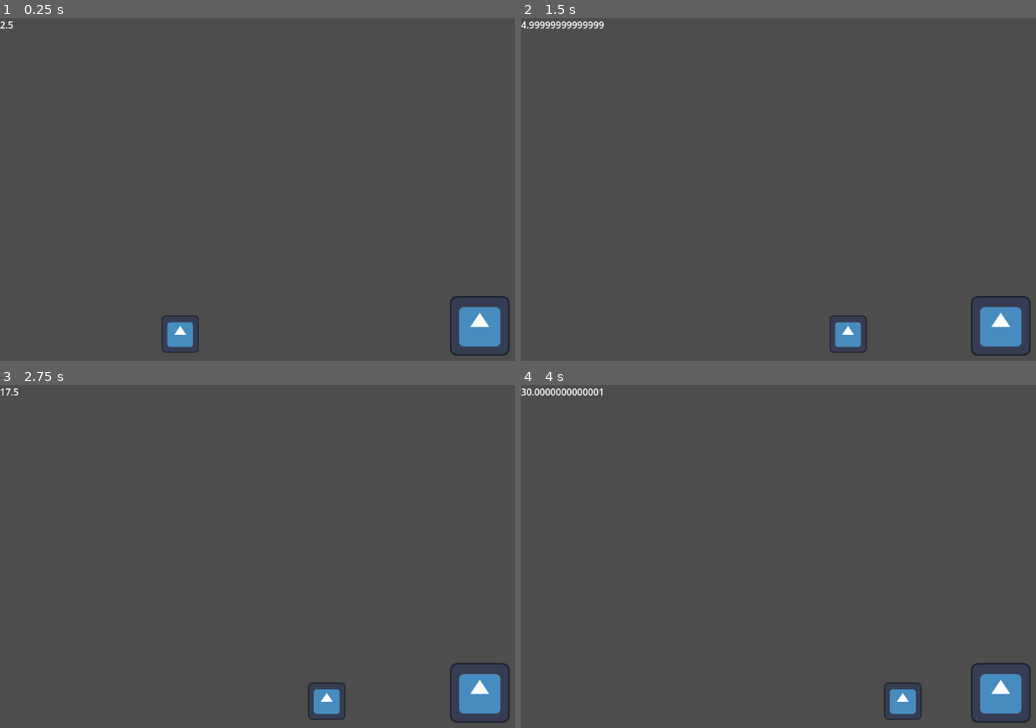
Above: before the commit, frames 1-4 (two rows, left to right).
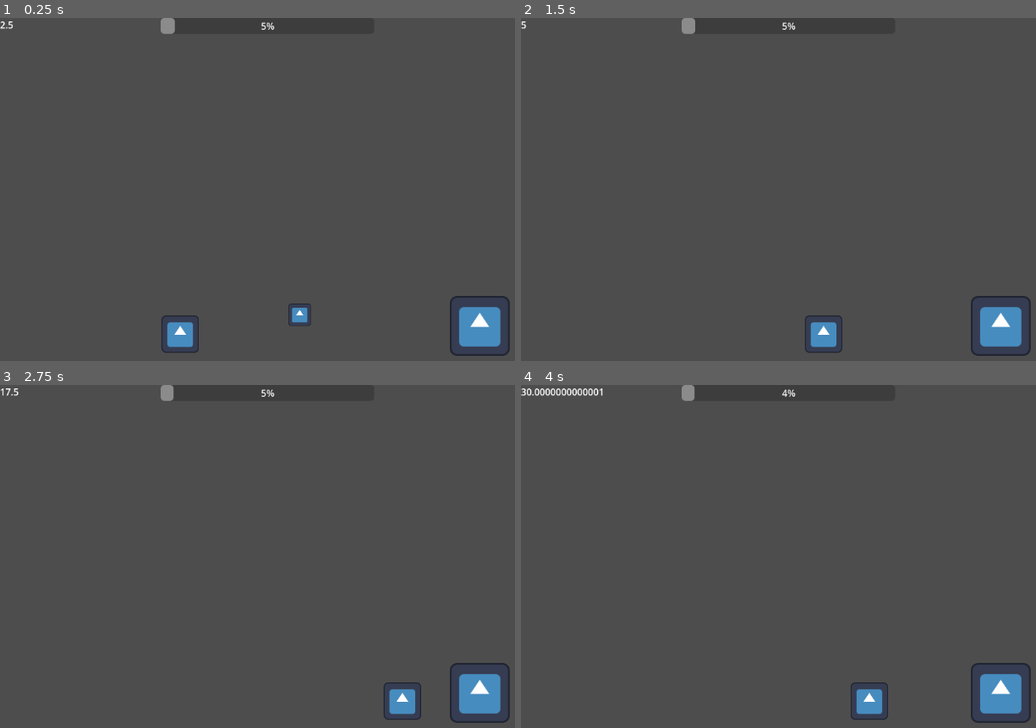
Above: after the commit, the same moments.

Repository: eraflo/RainbowPoop
Game: Godot game, scene res://Assets/Scenes/test.tscn
Same seed, same stepped clock (60 frames per second), same inputs: the game is played once before the commit and once after it. The project has no main scene, so this scene is started directly. The engine's default icon, where the game draws it, is replaced by a stand-in: a white triangle on a blue panel in a dark square.
Inputs (mouse positions are in pixels of both pictures, inside the frame that each line leads up to):
- Up to frame 1 (0.25 s): no input
- Up to frame 2 (1.5 s): move the mouse to (1005, 189) at 0.52 s; click (1005, 189) at 0.67 s; move the mouse to (721, 227) at 1.27 s; click (721, 227) at 1.42 s
- Up to frame 3 (2.75 s): move the mouse to (406, 491) at 2.02 s; click (406, 491) at 2.17 s
- Up to frame 4 (4 s): move the mouse to (824, 649) at 2.77 s; click (824, 649) at 2.92 s; move the mouse to (outside the picture) at 3.52 s; click (outside the picture) at 3.67 s

The runs differ from the first frame. In frame 1, 0.3% of the frame differs, in the area x 31-61%, y 0-90%; in frame 2, 1.2%, in the area x 0-68%, y 0-98%; in frame 3, 1.1%; in frame 4, 1.1%.

Commit message:
Basic Health Bar and Health System + fix Escherichia affect speed Player

Diff:
--- /dev/null
+++ b/Assets/Nodes/HealthSystem/HealthBar.tscn
@@ -0,0 +1,24 @@
+[gd_scene load_steps=3 format=3 uid="uid://6in5lgb2og0i"]
+
+[ext_resource type="Script" path="res://Assets/Scripts/HealthSystem/HealthBarUI.gd" id="1_q732i"]
+[ext_resource type="Script" path="res://Assets/Scripts/HealthSystem/HealthSystem.gd" id="1_vesh8"]
+
+[node name="HealthBar" type="Control"]
+layout_mode = 3
+anchors_preset = 15
+anchor_right = 1.0
+anchor_bottom = 1.0
+grow_horizontal = 2
+grow_vertical = 2
+
+[node name="ProgressBar" type="ProgressBar" parent="."]
+layout_mode = 0
+offset_left = 274.0
+offset_right = 638.0
+offset_bottom = 27.0
+script = ExtResource("1_q732i")
+
+[node name="HealthSystem" type="Node" parent="ProgressBar"]
+script = ExtResource("1_vesh8")
+weight = 60.0
+height = 1.85
--- a/Assets/Nodes/Traps/EscherichiaColi.tscn
+++ b/Assets/Nodes/Traps/EscherichiaColi.tscn
@@ -1,11 +1,17 @@
-[gd_scene load_steps=3 format=3 uid="uid://d1evcp8w8kdu3"]
+[gd_scene load_steps=4 format=3 uid="uid://d1evcp8w8kdu3"]
 
 [ext_resource type="Script" path="res://Assets/Scripts/Traps/EscherichiaColi.gd" id="1_qxl6m"]
+[ext_resource type="Texture2D" uid="uid://d4icp5mm1668o" path="res://icon.svg" id="2_4ctec"]
 
 [sub_resource type="CircleShape2D" id="CircleShape2D_nblj6"]
+radius = 20.025
 
 [node name="EscherichiaColi" type="Area2D"]
 script = ExtResource("1_qxl6m")
 
 [node name="CollisionShape2D" type="CollisionShape2D" parent="."]
 shape = SubResource("CircleShape2D_nblj6")
+
+[node name="Sprite" type="Sprite2D" parent="."]
+scale = Vector2(0.3, 0.3)
+texture = ExtResource("2_4ctec")
--- a/Assets/Scenes/test.tscn
+++ b/Assets/Scenes/test.tscn
@@ -1,5 +1,6 @@
-[gd_scene load_steps=6 format=3 uid="uid://bh23dubw043qi"]
+[gd_scene load_steps=7 format=3 uid="uid://bh23dubw043qi"]
 
+[ext_resource type="PackedScene" uid="uid://6in5lgb2og0i" path="res://Assets/Nodes/HealthSystem/HealthBar.tscn" id="1_akwrr"]
 [ext_resource type="PackedScene" uid="uid://ctrl3nxnt1snr" path="res://Assets/Nodes/Score/ScoreUI.tscn" id="2_mq0ck"]
 [ext_resource type="PackedScene" uid="uid://s82l85h1atd5" path="res://Assets/Nodes/Player.tscn" id="2_qgpqf"]
 [ext_resource type="PackedScene" uid="uid://d1evcp8w8kdu3" path="res://Assets/Nodes/Traps/EscherichiaColi.tscn" id="3_rq4pl"]
@@ -8,6 +9,8 @@
 [sub_resource type="RectangleShape2D" id="RectangleShape2D_tku25"]
 
 [node name="Test" type="Node2D"]
+
+[node name="HealthBar" parent="." instance=ExtResource("1_akwrr")]
 
 [node name="ScoreUi" parent="." instance=ExtResource("2_mq0ck")]
 
--- /dev/null
+++ b/Assets/Scripts/HealthSystem/HealthBarUI.gd
@@ -0,0 +1,22 @@
+extends ProgressBar
+
+const HealthSystem = preload("res://Assets/Scripts/HealthSystem/HealthSystem.gd")
+
+@onready var health_system: HealthSystem = $HealthSystem
+
+func _ready():
+	health_system.health_status_changed.connect(_on_health_status_changed)
+	health_system.imc_changed.connect(_on_imc_changed)
+
+	# TODO: improve the way to set the min and max values
+	max_value = health_system.health_thresholds[HealthSystem.HealthStatus.OBESE]
+	min_value = health_system.health_thresholds[HealthSystem.HealthStatus.SEVERELY_UNDERWEIGHT]
+
+
+# TODO: Change the color of the health bar based on the health status
+func _on_health_status_changed(_healthStatus: HealthSystem.HealthStatus):
+	pass
+
+func _on_imc_changed(_imc: float):
+	print("IMC changed to: ", _imc)
+	value = _imc
--- /dev/null
+++ b/Assets/Scripts/HealthSystem/HealthSystem.gd
@@ -0,0 +1,75 @@
+extends Node
+class_name HealthSystem
+
+enum HealthStatus
+{
+    SEVERELY_UNDERWEIGHT,
+    UNDERWEIGHT,
+    NORMAL,
+    OVERWEIGHT,
+    OBESE
+}
+
+signal health_status_changed(status: HealthStatus)
+signal imc_changed(imc: float)
+
+const health_thresholds: Dictionary = {
+    HealthStatus.SEVERELY_UNDERWEIGHT: 16.5,
+    HealthStatus.UNDERWEIGHT: 18.5,
+    HealthStatus.NORMAL: 25.0,
+    HealthStatus.OVERWEIGHT: 30.0,
+    HealthStatus.OBESE: 35.0
+}
+
+# TODO: Decide on the weight change values
+const health_weight_change: Dictionary = {
+    HealthStatus.SEVERELY_UNDERWEIGHT: 0.2,
+    HealthStatus.UNDERWEIGHT: 0.1,
+    HealthStatus.NORMAL: 0.0,
+    HealthStatus.OVERWEIGHT: -0.1,
+    HealthStatus.OBESE: -0.2
+}
+
+const MIN_IMC = 0.0
+const MAX_IMC = 50.0
+
+@export var health_status: HealthStatus = HealthStatus.NORMAL
+
+@export var weight: float = 0.0
+@export var height: float = 0.0
+
+
+var imc: float = 0.0
+
+func _ready() -> void:
+    _calculate_imc()
+
+func _process(_delta: float) -> void:
+    # Lose weight over time
+    weight -= health_weight_change[health_status] * _delta
+    print("Weight: ", weight)
+    print("Health Status: ", health_status)
+    print("Health Weight Change: ", health_weight_change[health_status])
+
+    _calculate_imc()
+
+func _calculate_imc() -> void:
+    # Calculate the IMC
+    imc = weight / (height * height)
+
+    # Round the IMC to 2 decimal places
+    imc = round(imc * 100) / 100
+
+    # Clamp the IMC to the min and max values
+    imc = clamp(imc, MIN_IMC, MAX_IMC)
+
+    # Emit the IMC changed signal
+    imc_changed.emit(imc)
+    _calculate_health_status()
+
+func _calculate_health_status() -> void:
+    for status in health_thresholds.keys():
+        if imc < health_thresholds[status]:
+            health_status = status
+            health_status_changed.emit(health_status)
+            break
--- a/Assets/Scripts/Player.gd
+++ b/Assets/Scripts/Player.gd
@@ -11,8 +11,11 @@
 
 @onready var stateManager = $StateManager
 
+# Current speed, affected by all kinds of factors
+var current_speed: float = 0
 
 func _ready() -> void:
+	current_speed = max_speed
 	stateManager.request_state("Run")
 
 
--- a/Assets/Scripts/StateMachine/PlayerStates/Run.gd
+++ b/Assets/Scripts/StateMachine/PlayerStates/Run.gd
@@ -14,10 +14,10 @@
 	touched_screen = false
 
 func update(_state_manager: StateManager, delta: float) -> void:
-	if player.velocity.x < player.max_speed:
+	if player.velocity.x < player.current_speed:
 		player.velocity.x += player.acceleration * delta
 	else:
-		player.velocity.x = player.max_speed
+		player.velocity.x = player.current_speed
 
 func check_transition():
 	if touched_screen and player.is_on_floor():
--- a/Assets/Scripts/StateMachine/StateManager.gd
+++ b/Assets/Scripts/StateMachine/StateManager.gd
@@ -15,12 +15,12 @@
 		# Check the next state to transition to
 		var new_state_name = current_state.check_transition()
 		if new_state_name:
-			transition_to(new_state_name)
+			_transition_to(new_state_name)
 
 		# Update the current state
 		current_state.update(self, delta)
 
-func transition_to(new_state_name):
+func _transition_to(new_state_name):
 	var new_state = get_node_or_null(new_state_name)
 	if new_state and new_state != current_state:
 		if current_state:
@@ -29,4 +29,4 @@
 		current_state.enter(self)
 
 func request_state(state_name):
-	transition_to(state_name)
+	_transition_to(state_name)
--- a/Assets/Scripts/Traps/EscherichiaColi.gd
+++ b/Assets/Scripts/Traps/EscherichiaColi.gd
@@ -2,8 +2,45 @@
 
 const Player = preload("res://Assets/Scripts/Player.gd")
 
+@export var decrease_speed: float = 100
+
+@onready var sprite = $Sprite
+@onready var collision_shape = $CollisionShape2D
+
+var _cooldown_before_speed_back: float = 0.5
+var _cooldown_timer: Timer = null
+
+var _collector = null
+
+func _ready() -> void:
+	super._ready()
+	_cooldown_timer = Timer.new()
+	add_child(_cooldown_timer)
+	_cooldown_timer.set_wait_time(_cooldown_before_speed_back)
+	_cooldown_timer.set_one_shot(true)
+	_cooldown_timer.timeout.connect(_on_cooldown_timer_timeout)
+
 func _on_body_entered(body: Node) -> void:
 	if body is Player:
 		Score.decrement_score(score)
+		body.current_speed -= decrease_speed
+
+		# Save the player to give back the speed after a cooldown
+		_collector = body
+		_cooldown_timer.start()
+
+		# Hide sprite
+		sprite.visible = false
+
+		# Deactivate collision
+		collision_shape.disabled = true
+
+	pass
+
+func _on_cooldown_timer_timeout() -> void:
+
+	if _collector != null:
+		_collector.current_speed += decrease_speed
+		_collector = null
 		queue_free()
 	pass
